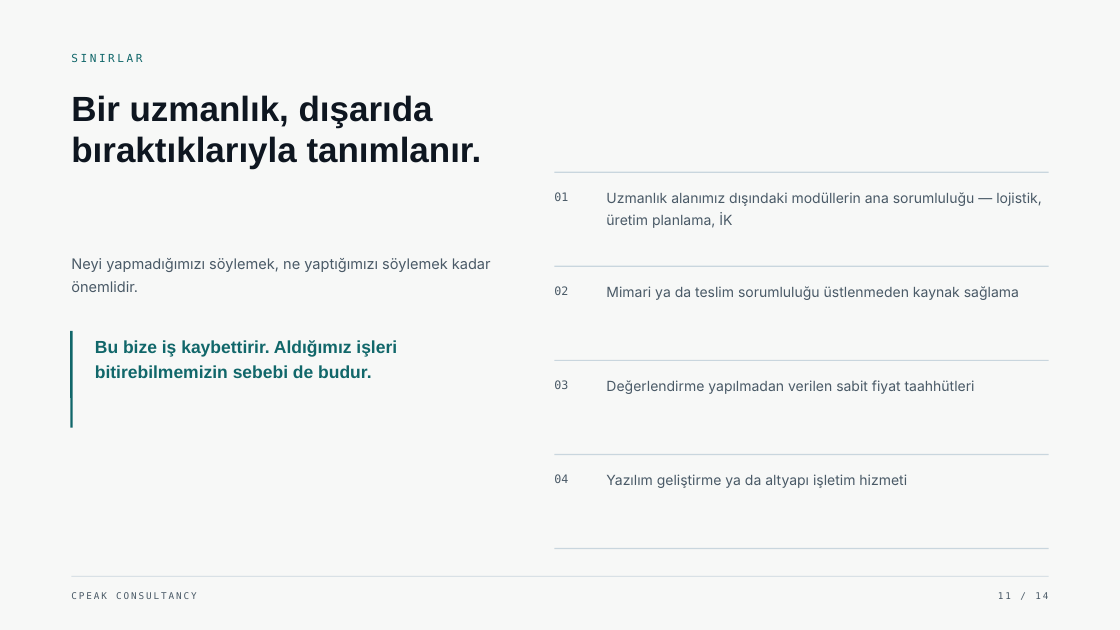
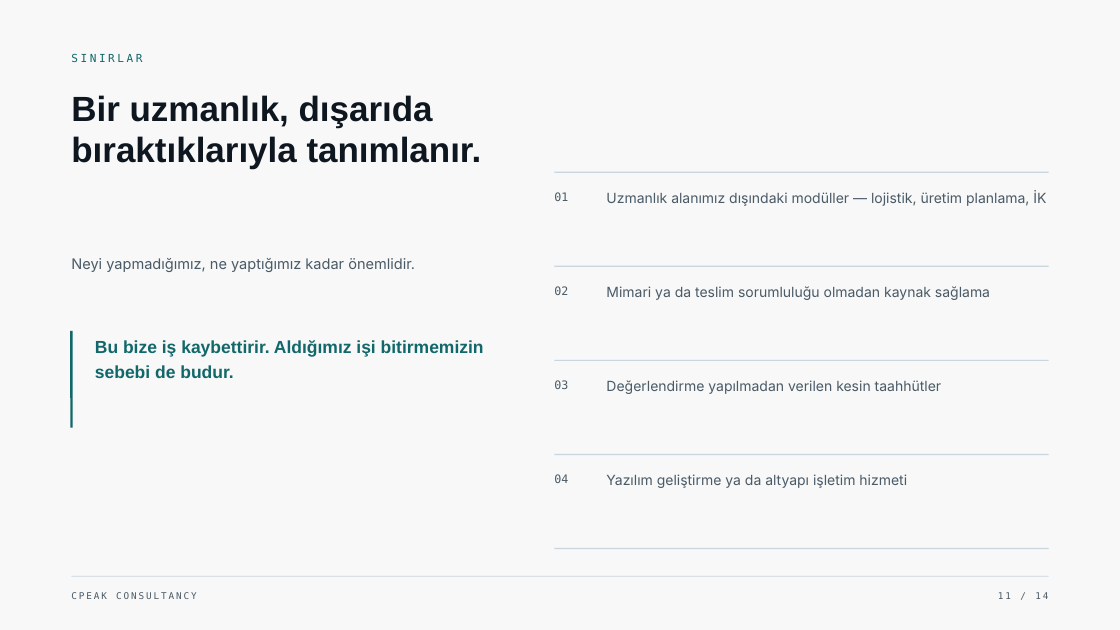
Before and after one commit to narinygt/Default, a slide deck: slide 11 of presentation/CPeak-Consultancy-Kurumsal-Sunum-TR.pptx. Drawn at 1120x630 pixels with LibreOffice and Linux fonts; fonts in the diff are those of the drawing. Boxes give left, top, right and bottom in pixels: in the first picture for what was removed or moved away, otherwise in the second. Text is boxed around its words. In the diff, an @@ line names an element or a change of style, - is before the commit and + after.

```diff
--- a/presentation/CPeak-Consultancy-Kurumsal-Sunum-TR.pptx
+++ b/presentation/CPeak-Consultancy-Kurumsal-Sunum-TR.pptx
@@ text at bbox=[606, 191, 1046, 206]: text changed @@
-Uzmanlık alanımız dışındaki modüllerin ana sorumluluğu — lojistik, üretim planlama, İK
+Uzmanlık alanımız dışındaki modüller — lojistik, üretim planlama, İK
@@ text at bbox=[71, 258, 415, 272]: text changed @@
-Neyi yapmadığımızı söylemek, ne yaptığımızı söylemek kadar önemlidir.
+Neyi yapmadığımız, ne yaptığımız kadar önemlidir.
@@ text at bbox=[606, 286, 990, 300]: text changed @@
-Mimari ya da teslim sorumluluğu üstlenmeden kaynak sağlama
+Mimari ya da teslim sorumluluğu olmadan kaynak sağlama
@@ text at bbox=[95, 340, 484, 378]: text changed @@
-Bu bize iş kaybettirir. Aldığımız işleri bitirebilmemizin sebebi de budur.
+Bu bize iş kaybettirir. Aldığımız işi bitirmemizin sebebi de budur.
@@ text at bbox=[606, 380, 942, 394]: text changed @@
-Değerlendirme yapılmadan verilen sabit fiyat taahhütleri
+Değerlendirme yapılmadan verilen kesin taahhütler
```
Also in this commit, not shown: 13 other slides changed, 4 other files.
